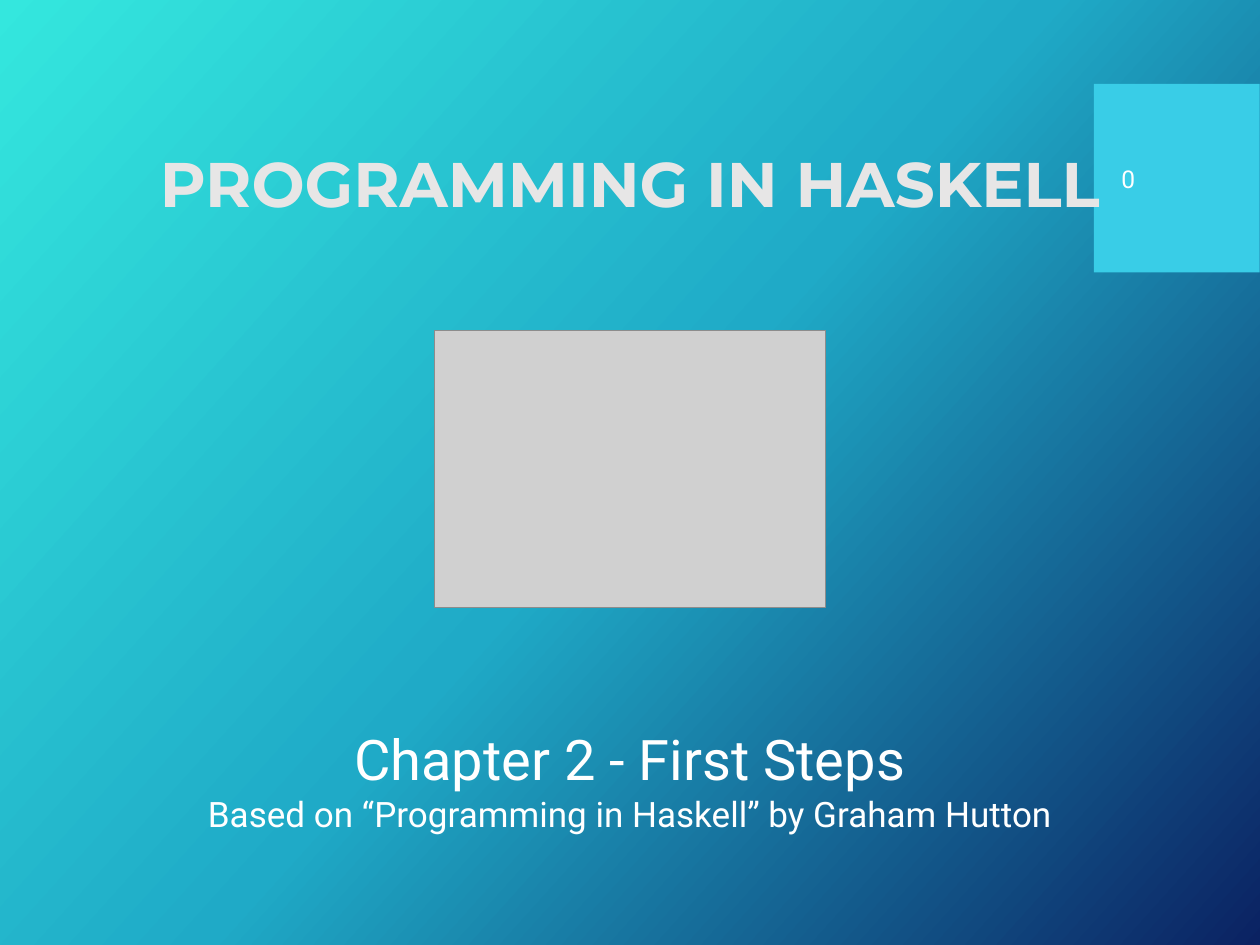
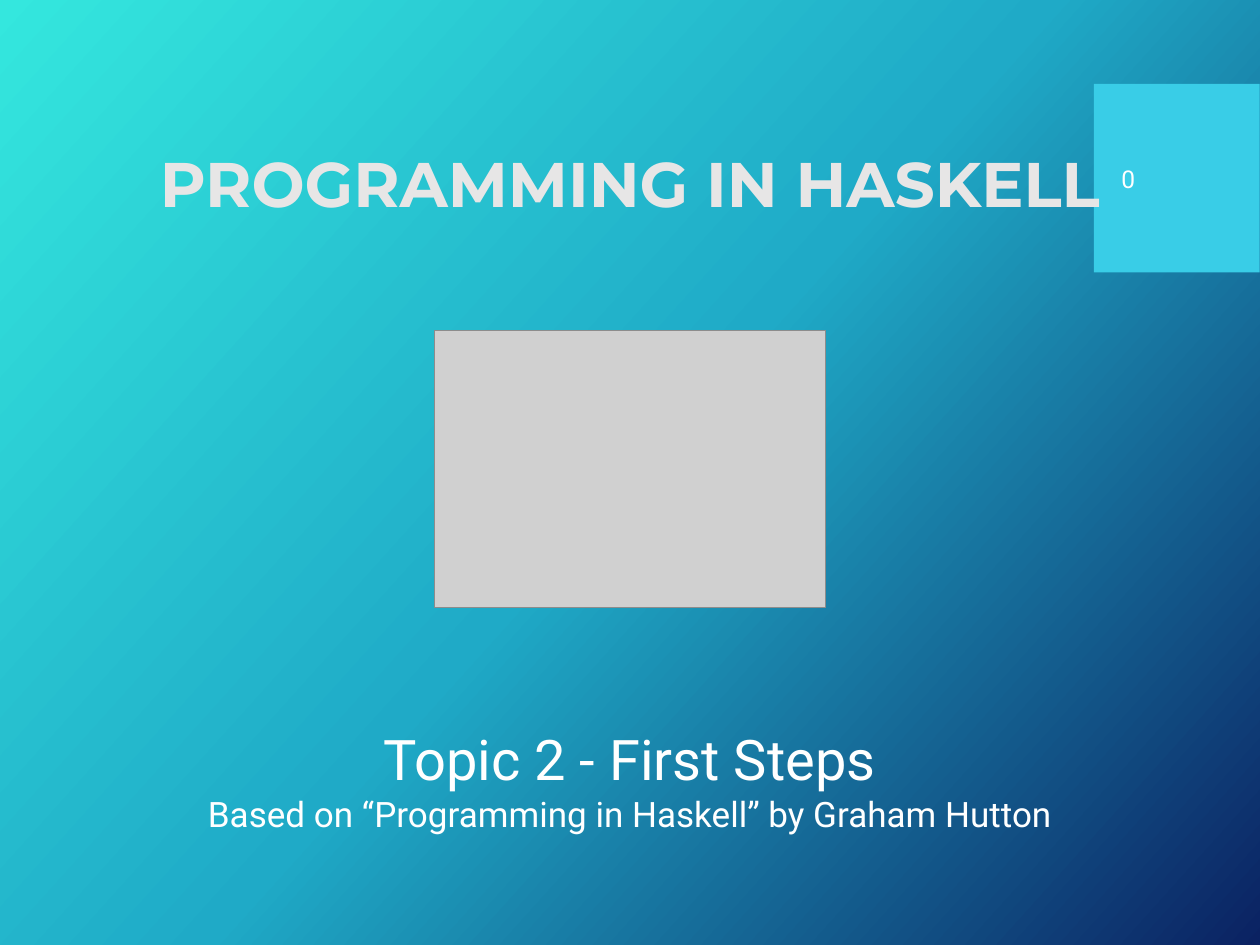
Before and after one commit to Fun-Prog-26/fun-prog-26, a slide deck: slide 1 of topic02-first-steps/unit-02a-lectures/talk-2/b-first-steps.pptx. Drawn at 1260x945 pixels with LibreOffice and Linux fonts; fonts in the diff are those of the drawing; grey boxes stand for pictures; background and template pictures are left out. Boxes give left, top, right and bottom in pixels: in the first picture for what was removed or moved away, otherwise in the second. Text is boxed around its words. In the diff, an @@ line names an element or a change of style, - is before the commit and + after.

Commit message:
update title on slides from chapter to slides

```diff
--- a/topic02-first-steps/unit-02a-lectures/talk-2/b-first-steps.pptx
+++ b/topic02-first-steps/unit-02a-lectures/talk-2/b-first-steps.pptx
@@ text at [384,739,876,792]: text changed @@
-Chapter 2 - First Steps
+Topic 2 - First Steps
```
Also in this commit, not shown: 9 other files.
